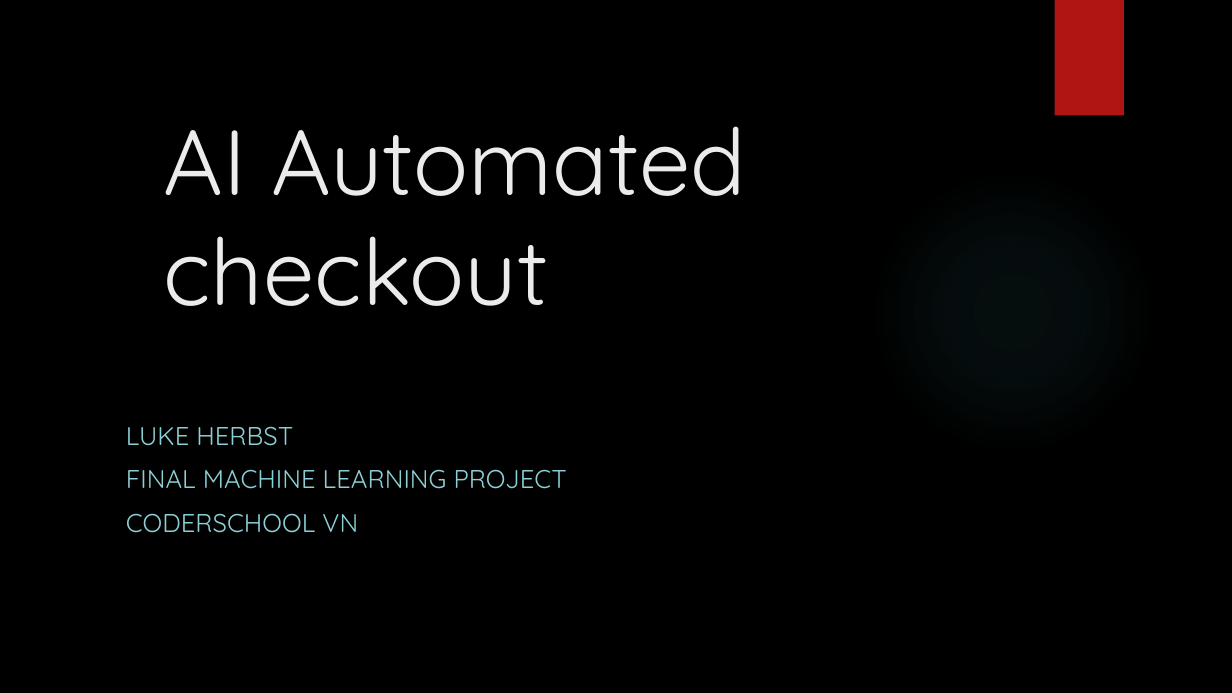
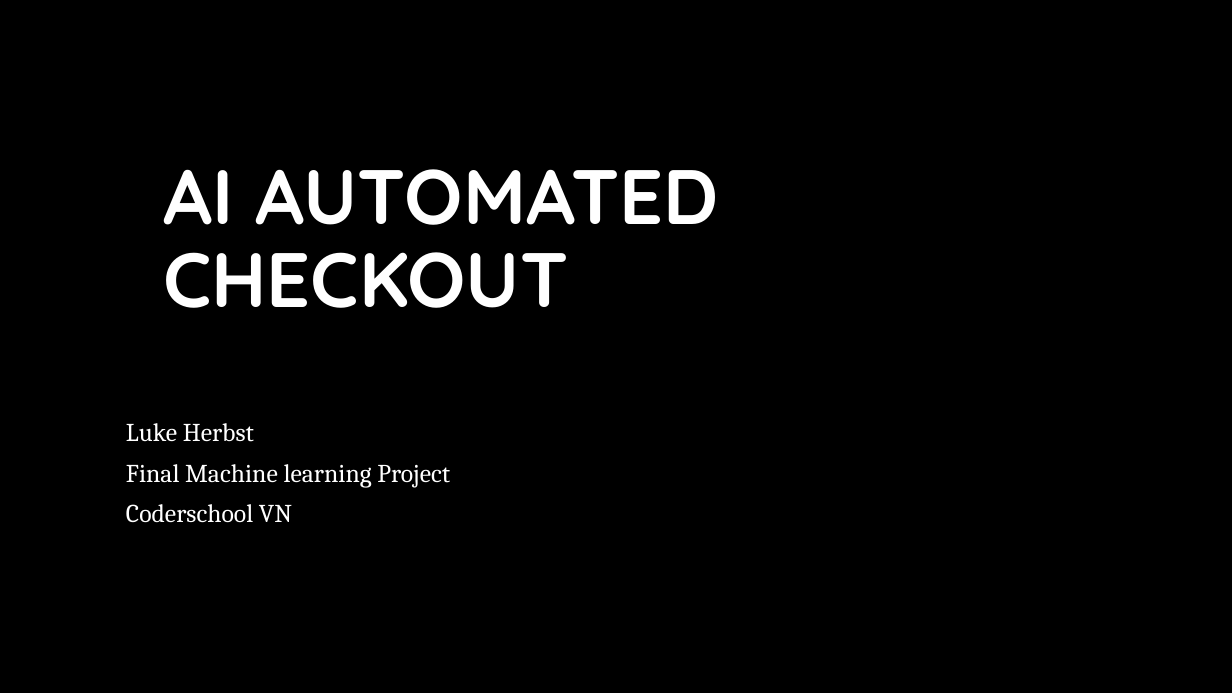
Before and after one commit to LukeHerbst/autocheckout_yolo, a slide deck: slide 1 of AI Automated checkout [Autosaved].pptx. Drawn at 1232x693 pixels with LibreOffice and Linux fonts; fonts in the diff are those of the drawing; background and template pictures are left out. Boxes give left, top, right and bottom in pixels: in the first picture for what was removed or moved away, otherwise in the second. Text is boxed around its words. In the diff, an @@ line names an element or a change of style, - is before the commit and + after.

```diff
--- a/AI Automated checkout [Autosaved].pptx
+++ b/AI Automated checkout [Autosaved].pptx
@@ rectangle removed at [1055, 0, 1124, 116] @@
@@ title at [163, 169, 719, 308]: text changed; size 72 to 60 pt; text colour #EBEBEB to #FFFFFF; bold on @@
-AI Automated checkout
+AI AUTOMATED CHECKOUT
@@ subtitle at [126, 423, 450, 523]: text changed; font Quicksand to Cambria; text colour #8AD0D6 to #FFFFFF @@
-LUKE HERBST
-FINAL MACHINE LEARNING PROJECT
-CODERSCHOOL VN
+Luke Herbst
+Final Machine learning Project
+Coderschool VN
```
Also in this commit, not shown: 11 other slides changed, 7 slides added, 4 slides removed, 5 other files.
